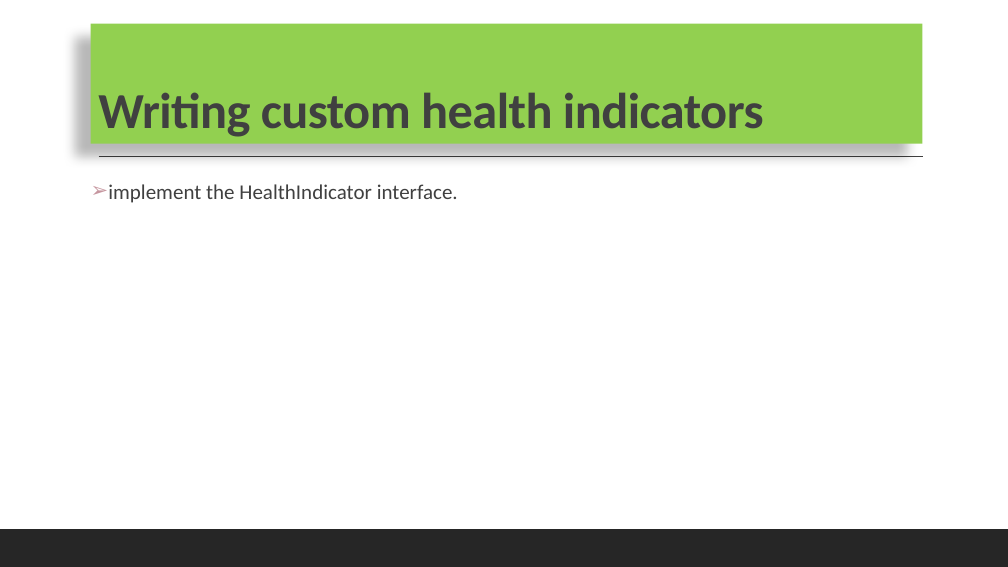
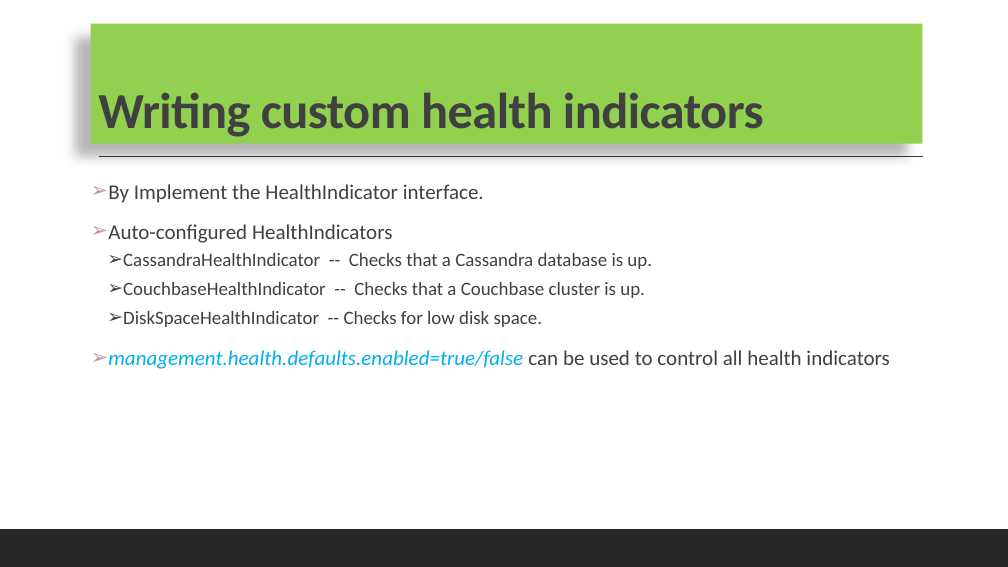
Before and after one commit to codefarm0/Microservices, a slide deck: slide 8 of ppt/Spring boot actuator.pptx. Drawn at 1008x567 pixels with LibreOffice and Linux fonts; fonts in the diff are those of the drawing. Boxes give left, top, right and bottom in pixels: in the first picture for what was removed or moved away, otherwise in the second. Text is boxed around its words. In the diff, an @@ line names an element or a change of style, - is before the commit and + after.

Commit message:
adding custom endpoint and security related code

```diff
--- a/ppt/Spring boot actuator.pptx
+++ b/ppt/Spring boot actuator.pptx
@@ text at (108,184,889,369): text changed; size 20 to 18 pt @@
-➢ implement the HealthIndicator interface.
+➢ By Implement the HealthIndicator interface.
+➢ Auto-configured HealthIndicators
+  ➢ CassandraHealthIndicator -- Checks that a Cassandra database is up.
+  ➢ CouchbaseHealthIndicator -- Checks that a Couchbase cluster is up.
+  ➢ DiskSpaceHealthIndicator -- Checks for low disk space.
+➢ management.health.defaults.enabled=true/false can be used to control all health indicators
```
Also in this commit, not shown: 1 other slide changed, 1 slide added, 1 slide removed, 8 other files.
